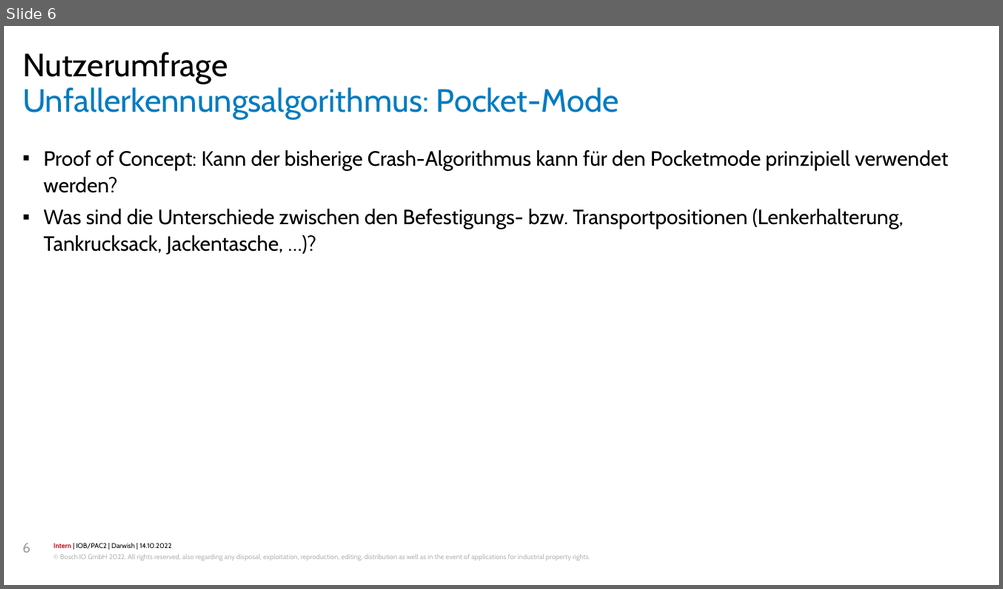
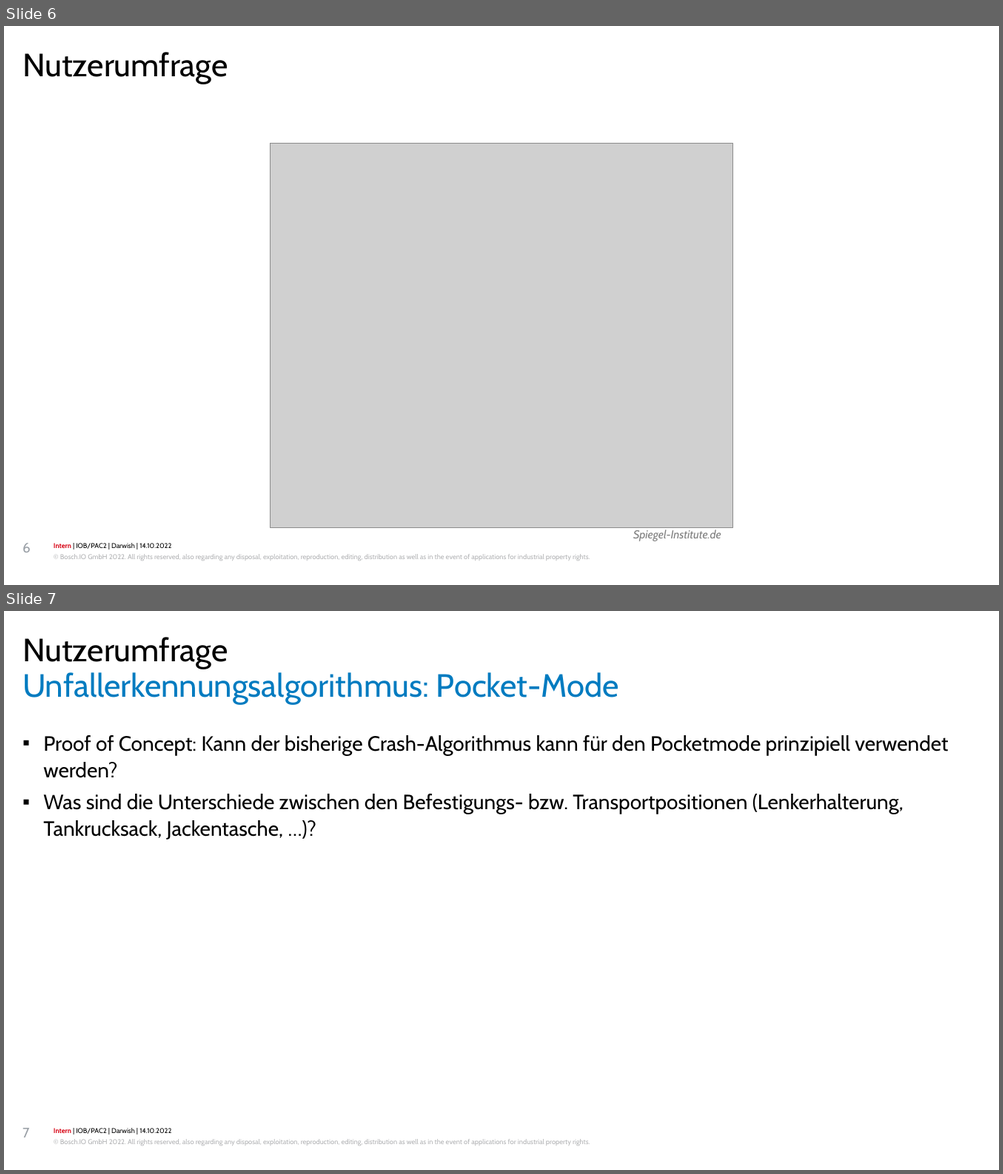
Before and after one commit to OaysDarwish/MasterArbeit, a slide deck: Zwischenvortrag_converted.pptx. Shown one above the other, each under a label of ours: slide 6 before the commit, slides 6 and 7 after it. The pictures are 1003x589 and 1003x1174 pixels, drawn with LibreOffice and Linux fonts; fonts in the diff are those of the drawing; grey boxes stand for pictures; background and template pictures are left out. Boxes give left, top, right and bottom in pixels: in the first picture for what was removed or moved away, otherwise in the second. Text is boxed around its words. In the diff, an @@ line names an element or a change of style, - is before the commit and + after.

```diff
--- a/Zwischenvortrag_converted.pptx
+++ b/Zwischenvortrag_converted.pptx
@@ slide 6 added at bbox=[4, 26, 999, 585], background #FFFFFF; not listed: 2 template elements that a slide beside it also shows @@
@@ text added at bbox=[22, 52, 228, 84], 28 pt, text #000000 @@
+Nutzerumfrage
@@ picture added at bbox=[270, 144, 732, 528] @@
@@ text added at bbox=[633, 530, 721, 542], 10 pt, text #808080, italic @@
+Spiegel-Institute.de
@@ page number added at bbox=[22, 543, 31, 553], 12 pt, text #999FA6 @@
+6
@@ what was slide 6 is now slide 7 @@
@@ page number at bbox=[22, 1128, 29, 1138]: text changed @@
-6
+7
```
Also in this commit, not shown: 7 slides changed, 3 other slides added, 4 slides removed, 1 other file.
